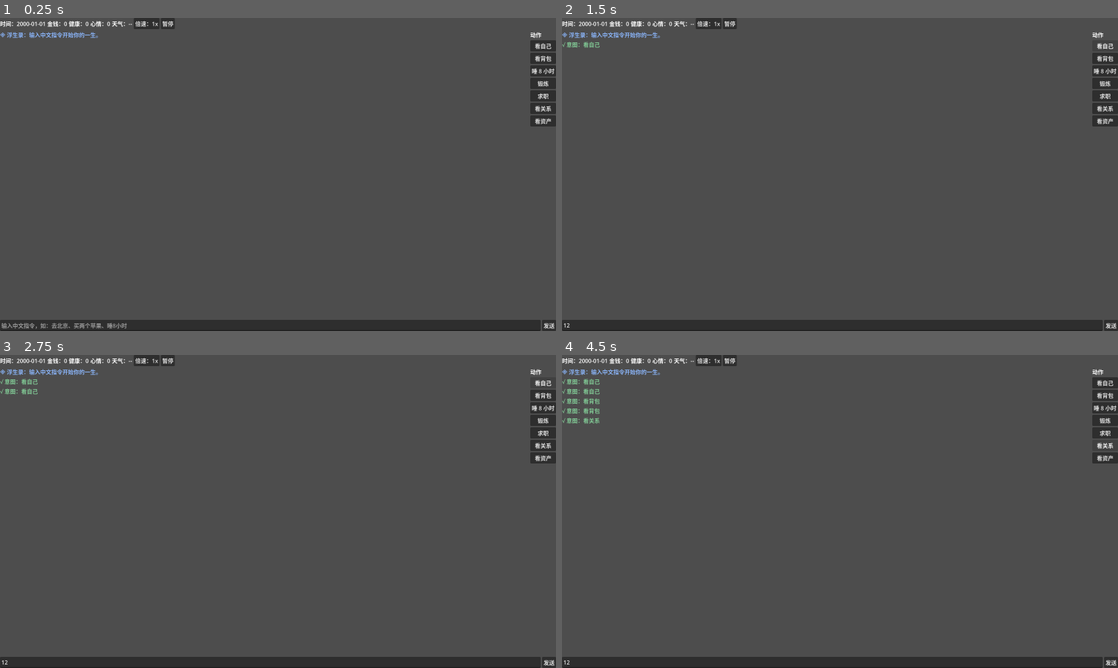
Above: before the commit, frames 1-4 (two rows, left to right).
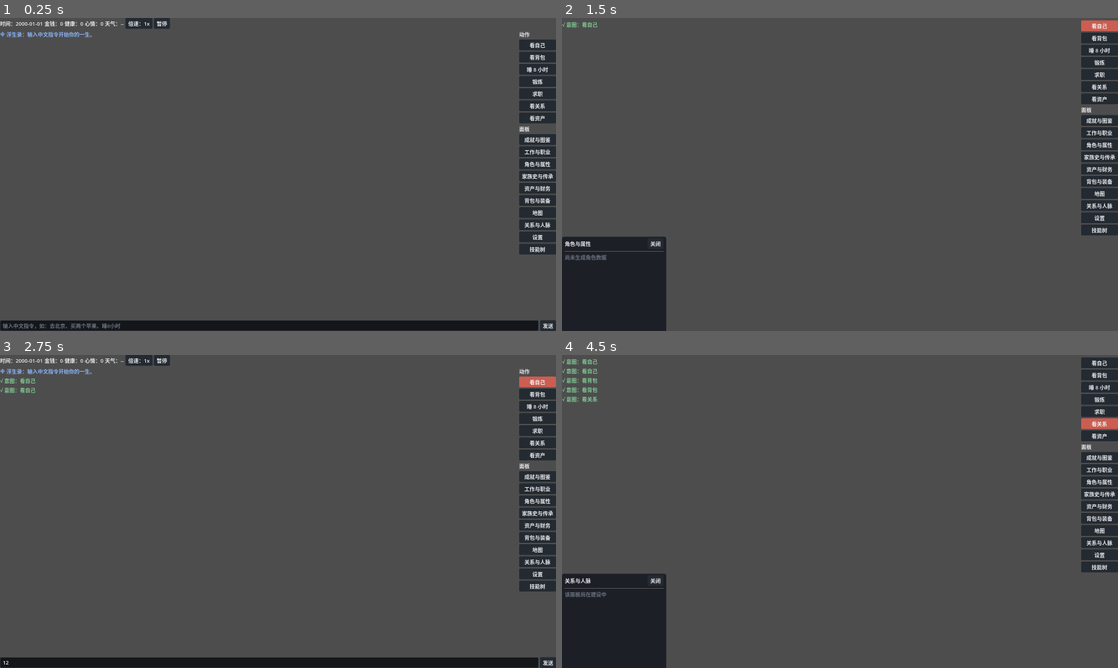
Above: after the commit, the same moments.

Repository: 3uejz/-
Game: Godot game, scene res://ui/main.tscn
Same seed, same stepped clock (60 frames per second), same inputs: the game is played once before the commit and once after it.
Inputs (mouse positions are in pixels of both pictures, inside the frame that each line leads up to):
- Up to frame 1 (0.25 s): no input
- Up to frame 2 (1.5 s): click (834, 324) at 0.52 s; type "12" at 0.6 s; click "看自己" at 1.25 s
- Up to frame 3 (2.75 s): click "看自己" at 2 s
- Up to frame 4 (4.5 s): click "看背包" at 2.75 s; click "看背包" at 3.5 s; click "看关系" at 4.25 s

The runs differ from the first frame. In frame 1, 6.9% of the frame differs, in the area x 0-100%, y 0-100%; in frame 2, 12%; in frame 3, 7.2%; in frame 4, 12%.

Commit message:
feat: 主壳主题接线与角色/背包验证面板端到端（任务 47.4）
- ThemeManager：运行时切换亮暗/无障碍/主色/缩放并 apply_to UI 根，token 取色
- PanelContent：把 GameState 玩家字典装配为角色属性与背包分组行数据，与视图解耦
- main.gd：_ready 应用主题、创建 Root/Drawers 抽屉容器与面板入口按钮
- open_panel/close_panel/toggle 支持多开并排；快捷动词经 VERB_PANELS 与指令同源
- 新增 panel_content_test 与 ui_shell_test（首帧就绪后场景端到端），全量测试通过

Co-authored-by: monkeycode-ai <monkeycode-ai@chaitin.com>
Co-authored-by: monkeycode-ai <monkeycode-ai@chaitin.com>

Diff:
--- /dev/null
+++ b/client/tests/panel_content_test.gd
@@ -0,0 +1,78 @@
+extends "res://tests/test_base.gd"
+## 面板内容装配测试（任务 47/51）：角色属性、背包分组、空态与占位。
+
+const PanelContentScript = preload("res://ui/panels/panel_content.gd")
+const GameStateScript = preload("res://autoload/game_state.gd")
+
+func _suite_name() -> String:
+	return "panel_content"
+
+func run_tests() -> void:
+	_test_character_empty()
+	_test_character_default()
+	_test_inventory_empty()
+	_test_inventory_grouped()
+	_test_placeholder()
+
+func _find_section(data: Dictionary, title: String) -> Dictionary:
+	for s in data.get("sections", []):
+		if String(s.get("title", "")) == title:
+			return s
+	return {}
+
+func _row_value(section: Dictionary, label: String) -> String:
+	for r in section.get("rows", []):
+		if String(r.get("label", "")) == label:
+			return String(r.get("value", ""))
+	return ""
+
+func _test_character_empty() -> void:
+	var data: Dictionary = PanelContentScript.character({})
+	check(bool(data.get("empty", false)), "空玩家返回空态")
+	check(String(data.get("empty_hint", "")) != "", "空态含提示")
+
+func _test_character_default() -> void:
+	var data: Dictionary = PanelContentScript.character(GameStateScript.default_player())
+	check(not bool(data.get("empty", true)), "默认玩家非空")
+	var basic: Dictionary = _find_section(data, "基本")
+	check(not basic.is_empty(), "含基本分区")
+	check_eq(_row_value(basic, "性别"), "非二元", "性别中文化")
+	var phys: Dictionary = _find_section(data, "生理")
+	check_eq(phys.get("rows", []).size(), 6, "生理六项")
+	check_eq(_row_value(phys, "健康"), "100", "数值格式化")
+	var values: Dictionary = _find_section(data, "价值观")
+	check_eq(_row_value(values, "利己—利他"), "50", "价值观项存在")
+
+func _test_inventory_empty() -> void:
+	var data: Dictionary = PanelContentScript.inventory(GameStateScript.default_player())
+	check(bool(data.get("empty", false)), "空背包返回空态")
+	check(String(data.get("empty_hint", "")).find("获取") >= 0, "空态引导获取途径")
+
+func _test_inventory_grouped() -> void:
+	var player: Dictionary = GameStateScript.default_player()
+	player["inventory"] = [
+		{"content_key": "item.apple", "quantity": 3, "quality": "common"},
+		{"content_key": "item.gem", "quantity": 1, "quality": "rare"},
+		{"content_key": "item.relic", "quantity": 1, "quality": "legendary", "durability": 87.0},
+	]
+	player["equipment"] = ["item.ring"]
+	var data: Dictionary = PanelContentScript.inventory(player)
+	check(not bool(data.get("empty", true)), "有物品非空")
+	var common: Dictionary = _find_section(data, "物品 · 普通")
+	check_eq(_row_value(common, "apple"), "x3", "普通物品数量")
+	var rare: Dictionary = _find_section(data, "物品 · 稀有")
+	check_eq(_row_value(rare, "gem"), "x1", "稀有物品数量")
+	var legend: Dictionary = _find_section(data, "物品 · 传说")
+	check(String(_row_value(legend, "relic")).find("耐久87") >= 0, "耐久显示")
+	var equip: Dictionary = _find_section(data, "装备")
+	check_eq(_row_value(equip, "ring"), "已装备", "装备项")
+	# 名称解析注入。
+	var resolver := func(key: String) -> String:
+		return "苹果" if key == "item.apple" else ""
+	var named: Dictionary = PanelContentScript.inventory(player, resolver)
+	check_eq(_row_value(_find_section(named, "物品 · 普通"), "苹果"), "x3", "名称解析生效")
+
+func _test_placeholder() -> void:
+	var data: Dictionary = PanelContentScript.build("finance", GameStateScript.default_player())
+	check(bool(data.get("empty", false)), "未实现面板返回占位")
+	check_eq(String(data.get("title", "")), "资产与财务", "占位带面板标题")
--- /dev/null
+++ b/client/tests/ui_shell_test.gd
@@ -0,0 +1,53 @@
+extends "res://tests/test_base.gd"
+## 主界面壳端到端冒烟测试（任务 47/51）：主题应用、抽屉容器、两验证面板开合多开。
+## 主壳需在首帧后方进入就绪态，故测试推迟到 _process 执行。
+
+var _main
+var _ran := false
+
+func _suite_name() -> String:
+	return "ui_shell"
+
+func _initialize() -> void:
+	print("[test] %s" % _suite_name())
+	var packed = load("res://ui/main.tscn")
+	if packed == null:
+		_fail("main.tscn 无法加载")
+		quit(failures)
+		return
+	_main = packed.instantiate()
+	root.add_child(_main)
+
+func _process(_delta: float) -> bool:
+	if _ran:
+		return true
+	_ran = true
+	run_tests()
+	if failures == 0:
+		print("[test] %s PASS" % _suite_name())
+	else:
+		print("[test] %s FAILURES: %d" % [_suite_name(), failures])
+	quit(failures)
+	return true
+
+func run_tests() -> void:
+	_test_scene_ready()
+	_test_panel_open_close()
+
+func _test_scene_ready() -> void:
+	check(_main.is_node_ready(), "主壳进入就绪态")
+	check(_main.theme != null, "主壳已应用主题")
+	check(_main.get_node_or_null("Root/Drawers") != null, "已创建抽屉容器")
+	check_eq(_main.panel_count(), 0, "初始无打开面板")
+	check(_main.has_method("open_panel"), "暴露面板接口")
+
+func _test_panel_open_close() -> void:
+	check(_main.open_panel("character"), "打开角色面板")
+	check(_main.has_panel("character"), "角色面板存在")
+	check(_main.open_panel("inventory"), "打开背包面板")
+	check_eq(_main.panel_count(), 2, "可多开并排")
+	check(_main.close_panel("character"), "关闭角色面板")
+	check(not _main.has_panel("character"), "角色面板已移除")
+	check_eq(_main.panel_count(), 1, "关闭后剩一个面板")
+	check(not _main.open_panel("does_not_exist"), "未知面板拒绝打开")
+	_main.free()
--- a/client/ui/main.gd
+++ b/client/ui/main.gd
@@ -6,6 +6,9 @@
 const ParserScript = preload("res://command/command_parser.gd")
 const NarratorScript = preload("res://sim/narrator.gd")
 const PaletteScript = preload("res://ui/settings/accessibility_palette.gd")
+const ThemeManagerScript = preload("res://ui/theme/theme_manager.gd")
+const PanelContentScript = preload("res://ui/panels/panel_content.gd")
+const PanelRegistryScript = preload("res://ui/components/panel_registry.gd")
 
 ## 常驻快捷动作：未输入即可游玩（R35.5）。
 const QUICK_ACTIONS: Array = [
@@ -34,13 +37,32 @@
 var _narrator
 var _palette
 var _command_handler: Callable = Callable()
+var _theme_manager
+var _panel_registry
+var _drawers: Dictionary = {}          ## 面板 id -> 抽屉节点
+var _drawer_row: HBoxContainer
+
+## 快捷动词 -> 侧边面板映射，使按钮与文字指令同源打开面板（R35.5）。
+const VERB_PANELS: Dictionary = {
+	"看自己": "character", "看角色": "character", "属性": "character",
+	"看背包": "inventory", "背包": "inventory",
+	"看技能": "skills", "技能树": "skills",
+	"看关系": "relations", "人脉": "relations",
+	"看地图": "map", "地图": "map",
+	"看资产": "finance", "财务": "finance",
+}
 
 func _ready() -> void:
 	_parser = ParserScript.new()
 	_narrator = NarratorScript.new()
 	_palette = PaletteScript.new()
+	_theme_manager = ThemeManagerScript.new()
+	_theme_manager.apply_to(self)
+	_panel_registry = PanelRegistryScript.new()
 	_connect_nodes()
 	_build_actions()
+	_ensure_drawer_row()
+	_build_panel_buttons()
 	refresh_status()
 	append_message("浮生录：输入中文指令开始你的一生。", "info")
 
@@ -84,6 +106,9 @@
 
 ## 动作面板/快捷键入口与文字输入同源（R27 意图同源）。
 func dispatch_action(verb: String, objects: Array = [], params: Dictionary = {}, source: String = "panel") -> void:
+	var pid: String = String(VERB_PANELS.get(verb, ""))
+	if pid != "":
+		_toggle_panel(pid)
 	var intent = _parser.from_action(verb, objects, params, _context(), source)
 	if not intent.ok:
 		append_message(intent.error, "danger")
@@ -136,6 +161,141 @@
 		var params: Dictionary = action.get("params", {})
 		button.pressed.connect(func() -> void: dispatch_action(verb, objects, params, "panel"))
 		_action_panel.add_child(button)
+
+# --- 侧边抽屉面板（任务 47/51） ---
+
+## 面板条件可见：目前仅常驻面板；异常/金手指面板待对应状态接入后开放。
+func _panel_conditions() -> Dictionary:
+	return {}
+
+func _ensure_drawer_row() -> void:
+	if is_instance_valid(_drawer_row):
+		return
+	var root := get_node_or_null("Root")
+	if root == null:
+		return
+	_drawer_row = HBoxContainer.new()
+	_drawer_row.name = "Drawers"
+	root.add_child(_drawer_row)
+	var body := root.get_node_or_null("Body")
+	if body != null:
+		root.move_child(_drawer_row, body.get_index() + 1)
+
+func _build_panel_buttons() -> void:
+	if not is_instance_valid(_action_panel) or _panel_registry == null:
+		return
+	var label := Label.new()
+	label.text = "面板"
+	_action_panel.add_child(label)
+	for id in _panel_registry.available(_panel_conditions()):
+		var panel_id := String(id)
+		var button := Button.new()
+		button.text = _panel_registry.title_of(panel_id)
+		button.focus_mode = Control.FOCUS_ALL
+		button.pressed.connect(func() -> void: _toggle_panel(panel_id))
+		_action_panel.add_child(button)
+
+## 打开面板（可多开并排，集中在焦点）。返回是否已打开。
+func open_panel(id: String, conditions: Dictionary = {}) -> bool:
+	if _panel_registry == null:
+		return false
+	var cond: Dictionary = conditions if not conditions.is_empty() else _panel_conditions()
+	var result: Dictionary = _panel_registry.open(id, cond)
+	if not bool(result.get("ok", false)):
+		return false
+	if _drawers.has(id):
+		return true
+	_ensure_drawer_row()
+	if not is_instance_valid(_drawer_row):
+		return false
+	var drawer := _build_drawer(id)
+	_drawer_row.add_child(drawer)
+	_drawers[id] = drawer
+	return true
+
+func close_panel(id: String) -> bool:
+	if _panel_registry == null or not _panel_registry.close(id):
+		return false
+	if _drawers.has(id):
+		var drawer = _drawers[id]
+		if is_instance_valid(drawer):
+			drawer.queue_free()
+		_drawers.erase(id)
+	return true
+
+func _toggle_panel(id: String) -> void:
+	if _panel_registry != null and _panel_registry.is_open(id):
+		close_panel(id)
+	else:
+		open_panel(id)
+
+func has_panel(id: String) -> bool:
+	return _drawers.has(id)
+
+func panel_count() -> int:
+	return _drawers.size()
+
+func _build_drawer(id: String) -> PanelContainer:
+	var panel := PanelContainer.new()
+	panel.name = "Drawer_%s" % id
+	panel.custom_minimum_size = Vector2(300, 0)
+	var column := VBoxContainer.new()
+	panel.add_child(column)
+	var header := HBoxContainer.new()
+	var title := Label.new()
+	title.text = _panel_registry.title_of(id)
+	title.size_flags_horizontal = Control.SIZE_EXPAND_FILL
+	header.add_child(title)
+	var close_button := Button.new()
+	close_button.text = "关闭"
+	close_button.pressed.connect(func() -> void: close_panel(id))
+	header.add_child(close_button)
+	column.add_child(header)
+	column.add_child(HSeparator.new())
+	var scroll := ScrollContainer.new()
+	scroll.size_flags_vertical = Control.SIZE_EXPAND_FILL
+	scroll.custom_minimum_size = Vector2(0, 240)
+	var content := VBoxContainer.new()
+	content.size_flags_horizontal = Control.SIZE_EXPAND_FILL
+	scroll.add_child(content)
+	column.add_child(scroll)
+	_fill_panel_content(content, id)
+	return panel
+
+func _fill_panel_content(container: VBoxContainer, id: String) -> void:
+	var data: Dictionary = PanelContentScript.build(id, _current_player())
+	if bool(data.get("empty", false)):
+		var hint := Label.new()
+		hint.text = String(data.get("empty_hint", ""))
+		hint.autowrap_mode = TextServer.AUTOWRAP_WORD_SMART
+		hint.add_theme_color_override("font_color", _theme_manager.color("color.text.disabled"))
+		container.add_child(hint)
+		return
+	for section in data.get("sections", []):
+		var section_title := Label.new()
+		section_title.text = String(section.get("title", ""))
+		container.add_child(section_title)
+		for row in section.get("rows", []):
+			container.add_child(_row_node(String(row.get("label", "")), String(row.get("value", ""))))
+		container.add_child(HSeparator.new())
+
+func _row_node(label_text: String, value_text: String) -> HBoxContainer:
+	var row := HBoxContainer.new()
+	var left := Label.new()
+	left.text = label_text
+	left.size_flags_horizontal = Control.SIZE_EXPAND_FILL
+	var right := Label.new()
+	right.text = value_text
+	right.horizontal_alignment = HORIZONTAL_ALIGNMENT_RIGHT
+	row.add_child(left)
+	row.add_child(right)
+	return row
+
+func _current_player() -> Dictionary:
+	var game = get_node_or_null("/root/GameState")
+	if game != null and game.player is Dictionary:
+		return game.player
+	return {}
 
 # --- 叙事流 ---
 
--- /dev/null
+++ b/client/ui/panels/panel_content.gd
@@ -0,0 +1,146 @@
+class_name PanelContent
+extends RefCounted
+## 面板内容装配（R35、R57；任务 47/51）。
+## 把 GameState 玩家字典转换为面板可渲染的结构化行数据，与视图解耦，headless 可测。
+## 输出统一为 {title, empty, empty_hint, sections:[{title, rows:[{label, value}]}]}。
+## 名称解析通过可选 Callable 注入（内容注册表在线时传入），离线回退 content_key。
+
+const RegistryScript = preload("res://ui/components/panel_registry.gd")
+
+const QUALITY_LABELS: Dictionary = {
+	"common": "普通", "fine": "精良", "rare": "稀有", "legendary": "传说",
+}
+const QUALITY_ORDER: Array[String] = ["common", "fine", "rare", "legendary"]
+
+const GENDER_LABELS: Dictionary = {
+	"male": "男", "female": "女", "nonbinary": "非二元", "unknown": "未知",
+}
+
+## 生理/营养/心理/能力/人格/价值观的展示顺序与中文标签（确定性）。
+const ATTR_SPECS: Array = [
+	["physiological", "生理", [
+		["health", "健康"], ["stamina", "体力"], ["hunger", "饥饿"],
+		["thirst", "口渴"], ["cleanliness", "清洁"], ["sleep_debt", "睡眠债"],
+	]],
+	["nutrition", "营养", [
+		["protein", "蛋白质"], ["carbs", "碳水"], ["fat", "脂肪"],
+		["vitamins", "维生素"], ["minerals", "矿物质"],
+	]],
+	["psychological", "心理", [
+		["mood", "心情"], ["stress", "压力"], ["happiness", "幸福"], ["meaning", "意义"],
+	]],
+	["ability", "能力", [
+		["intelligence", "智力"], ["charm", "魅力"], ["physique", "体质"],
+		["willpower", "意志"], ["luck", "幸运"],
+	]],
+	["personality", "人格", [
+		["openness", "开放性"], ["conscientiousness", "尽责性"], ["extraversion", "外向性"],
+		["agreeableness", "宜人性"], ["neuroticism", "神经质"],
+	]],
+	["values", "价值观", [
+		["selfish_altruistic", "利己—利他"], ["conservative_open", "保守—开放"],
+		["material_spiritual", "物质—精神"],
+	]],
+]
+
+## 面板入口：按 id 装配内容；未实现的面板返回建设中占位（不抛错）。
+static func build(id: String, player: Dictionary, name_resolver: Callable = Callable()) -> Dictionary:
+	var title: String = String((RegistryScript.PANELS.get(id, {}) as Dictionary).get("title", id))
+	var data: Dictionary
+	match id:
+		"character":
+			data = character(player)
+		"inventory":
+			data = inventory(player, name_resolver)
+		_:
+			data = _empty(title, "该面板尚在建设中")
+	data["title"] = title
+	return data
+
+# --- 角色与属性 ---
+
+static func character(player: Dictionary) -> Dictionary:
+	if player.is_empty() or not player.has("attrs"):
+		return _empty("角色与属性", "尚未生成角色数据")
+	var attrs: Dictionary = player.get("attrs", {})
+	var sections: Array = []
+	sections.append({
+		"title": "基本",
+		"rows": [
+			{"label": "姓名", "value": String(player.get("name", "无名"))},
+			{"label": "性别", "value": String(GENDER_LABELS.get(String(player.get("gender", "unknown")), "未知"))},
+			{"label": "国籍", "value": _strip_prefix(String(player.get("nation", "")), "nation.")},
+			{"label": "信用分", "value": str(int(player.get("credit_score", 0)))},
+		],
+	})
+	for spec in ATTR_SPECS:
+		var group: Dictionary = attrs.get(String(spec[0]), {})
+		if group.is_empty():
+			continue
+		var rows: Array = []
+		for field in spec[2]:
+			var key: String = String(field[0])
+			rows.append({"label": String(field[1]), "value": _num(group.get(key, 0.0))})
+		sections.append({"title": String(spec[1]), "rows": rows})
+	return {"empty": false, "empty_hint": "", "sections": sections}
+
+# --- 背包与装备 ---
+
+static func inventory(player: Dictionary, name_resolver: Callable = Callable()) -> Dictionary:
+	if player.is_empty():
+		return _empty("背包与装备", "尚未生成角色数据")
+	var items: Array = player.get("inventory", [])
+	var equipment: Array = player.get("equipment", [])
+	var sections: Array = []
+	for quality in QUALITY_ORDER:
+		var rows: Array = []
+		for item in items:
+			if String(item.get("quality", "common")) != quality:
+				continue
+			rows.append({"label": _name_of(item, name_resolver), "value": _quantity(item)})
+		if not rows.is_empty():
+			sections.append({"title": "物品 · %s" % String(QUALITY_LABELS[quality]), "rows": rows})
+	# 未标注品质的物品归入「普通」之外的兜底，避免遗漏。
+	var loose: Array = []
+	for item in items:
+		if not QUALITY_LABELS.has(String(item.get("quality", "common"))):
+			loose.append({"label": _name_of(item, name_resolver), "value": _quantity(item)})
+	if not loose.is_empty():
+		sections.append({"title": "物品 · 未分类", "rows": loose})
+	if not equipment.is_empty():
+		var eq_rows: Array = []
+		for slot in equipment:
+			eq_rows.append({"label": _resolve(String(slot), name_resolver), "value": "已装备"})
+		sections.append({"title": "装备", "rows": eq_rows})
+	if sections.is_empty():
+		return _empty("背包与装备", "背包空空如也，可通过购买、拾取或任务获取物品")
+	return {"empty": false, "empty_hint": "", "sections": sections}
+
+# --- 内部 ---
+
+static func _name_of(item: Dictionary, name_resolver: Callable) -> String:
+	return _resolve(String(item.get("content_key", "?")), name_resolver)
+
+static func _resolve(key: String, name_resolver: Callable) -> String:
+	if name_resolver.is_valid():
+		var nm: Variant = name_resolver.call(key)
+		if nm != null and String(nm) != "":
+			return String(nm)
+	return _strip_prefix(key, "item.")
+
+static func _quantity(item: Dictionary) -> String:
+	var text: String = "x%d" % int(item.get("quantity", 0))
+	if item.has("durability"):
+		text += " · 耐久%s" % _num(item.get("durability", 0.0))
+	return text
+
+static func _strip_prefix(value: String, prefix: String) -> String:
+	if value.begins_with(prefix):
+		return value.substr(prefix.length())
+	return value
+
+static func _num(value: Variant) -> String:
+	return "%.0f" % float(value)
+
+static func _empty(title: String, hint: String) -> Dictionary:
+	return {"title": title, "empty": true, "empty_hint": hint, "sections": []}
--- /dev/null
+++ b/client/ui/theme/theme_manager.gd
@@ -0,0 +1,100 @@
+class_name ThemeManager
+extends RefCounted
+## 运行时主题管理器（R35、R57、R59；任务 47）。
+## 持有亮/暗 × 无障碍方案、主色、缩放与正文档，生成 Godot Theme 并应用到 UI 根节点。
+## 纯逻辑 + 一次性 apply，headless 可测；所有取色经 token，禁止硬编码。
+
+const TokenScript = preload("res://ui/theme/theme_tokens.gd")
+const BuilderScript = preload("res://ui/theme/theme_builder.gd")
+
+var builder
+var scheme: String = "dark"
+var variant: String = "default"
+var accent: String = "cinnabar"
+var ui_scale: float = 1.0
+
+func _init(p_scheme: String = "dark", p_variant: String = "default", p_accent: String = "cinnabar") -> void:
+	scheme = p_scheme if TokenScript.SCHEMES.has(p_scheme) else "dark"
+	variant = p_variant if TokenScript.VARIANTS.has(p_variant) else "default"
+	accent = p_accent if TokenScript.ACCENTS.has(p_accent) else "cinnabar"
+	builder = BuilderScript.new(scheme, variant)
+	builder.accent = accent
+
+# --- 主题维度 ---
+
+func set_scheme(value: String) -> bool:
+	if not TokenScript.SCHEMES.has(value):
+		return false
+	scheme = value
+	builder.scheme = value
+	return true
+
+func set_variant(value: String) -> bool:
+	if not TokenScript.VARIANTS.has(value):
+		return false
+	variant = value
+	builder.variant = value
+	return true
+
+func set_accent(value: String) -> bool:
+	if not TokenScript.ACCENTS.has(value):
+		return false
+	accent = value
+	builder.accent = value
+	return true
+
+func set_reduce_motion(value: bool) -> void:
+	builder.reduce_motion = value
+
+func reduce_motion() -> bool:
+	return builder.reduce_motion
+
+func set_body_font_level(index: int) -> bool:
+	return builder.set_body_font_level(index)
+
+func body_font_px() -> int:
+	return builder.body_font_px()
+
+func set_ui_scale(value: float) -> bool:
+	if not BuilderScript.UI_SCALES.has(value):
+		return false
+	ui_scale = value
+	return true
+
+# --- 取色与构建 ---
+
+## 组件应经此取色，不得出现字面颜色（见 theme_lint.gd）。
+func color(token_name: String) -> Color:
+	return builder.color(token_name)
+
+func tokens() -> Dictionary:
+	return builder.tokens()
+
+## 生成 Theme 资源；缩放档折入默认字号，保证缩放对全局文本生效。
+func rebuild() -> Theme:
+	var theme: Theme = builder.build()
+	theme.default_font_size = int(round(float(builder.body_font_px()) * ui_scale))
+	return theme
+
+## 应用到 UI 根 Control，即时生效并向下级联。
+func apply_to(root: Control) -> void:
+	if root != null:
+		root.theme = rebuild()
+
+# --- 序列化 ---
+
+func to_dict() -> Dictionary:
+	return {
+		"scheme": scheme,
+		"variant": variant,
+		"accent": accent,
+		"ui_scale": ui_scale,
+		"reduce_motion": builder.reduce_motion,
+	}
+
+func from_dict(data: Dictionary) -> void:
+	set_scheme(String(data.get("scheme", "dark")))
+	set_variant(String(data.get("variant", "default")))
+	set_accent(String(data.get("accent", "cinnabar")))
+	set_ui_scale(float(data.get("ui_scale", 1.0)))
+	set_reduce_motion(bool(data.get("reduce_motion", false)))
Not shown, added: client/tests/panel_content_test.gd.uid
Not shown, added: client/tests/ui_shell_test.gd.uid
Not shown, added: client/ui/panels/panel_content.gd.uid
Not shown, added: client/ui/theme/theme_manager.gd.uid
Not shown, changed: .monkeycode/specs/life-text-sandbox/tasklist.md
Not shown, changed: .monkeycode/specs/life-text-sandbox/ui.md
